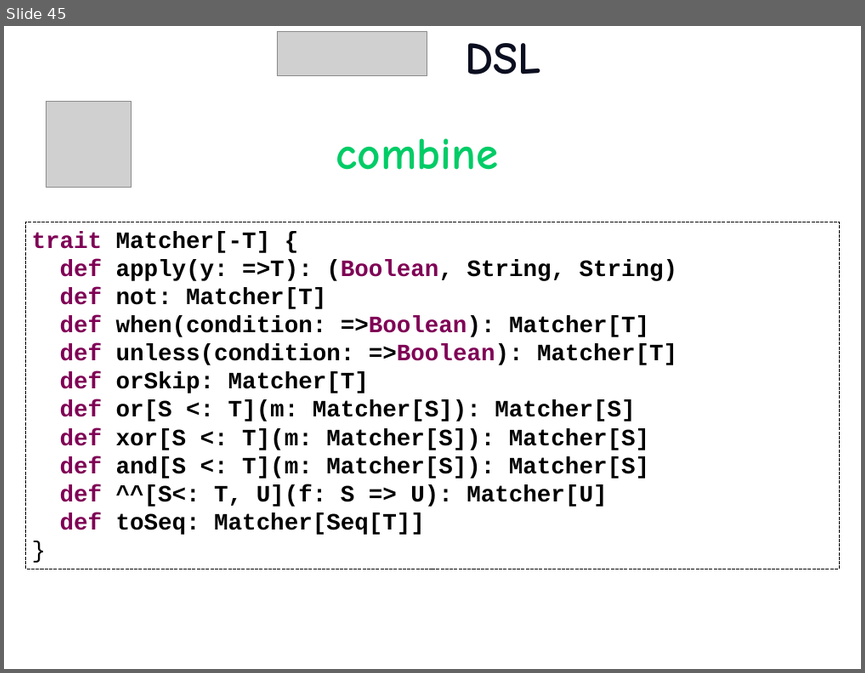
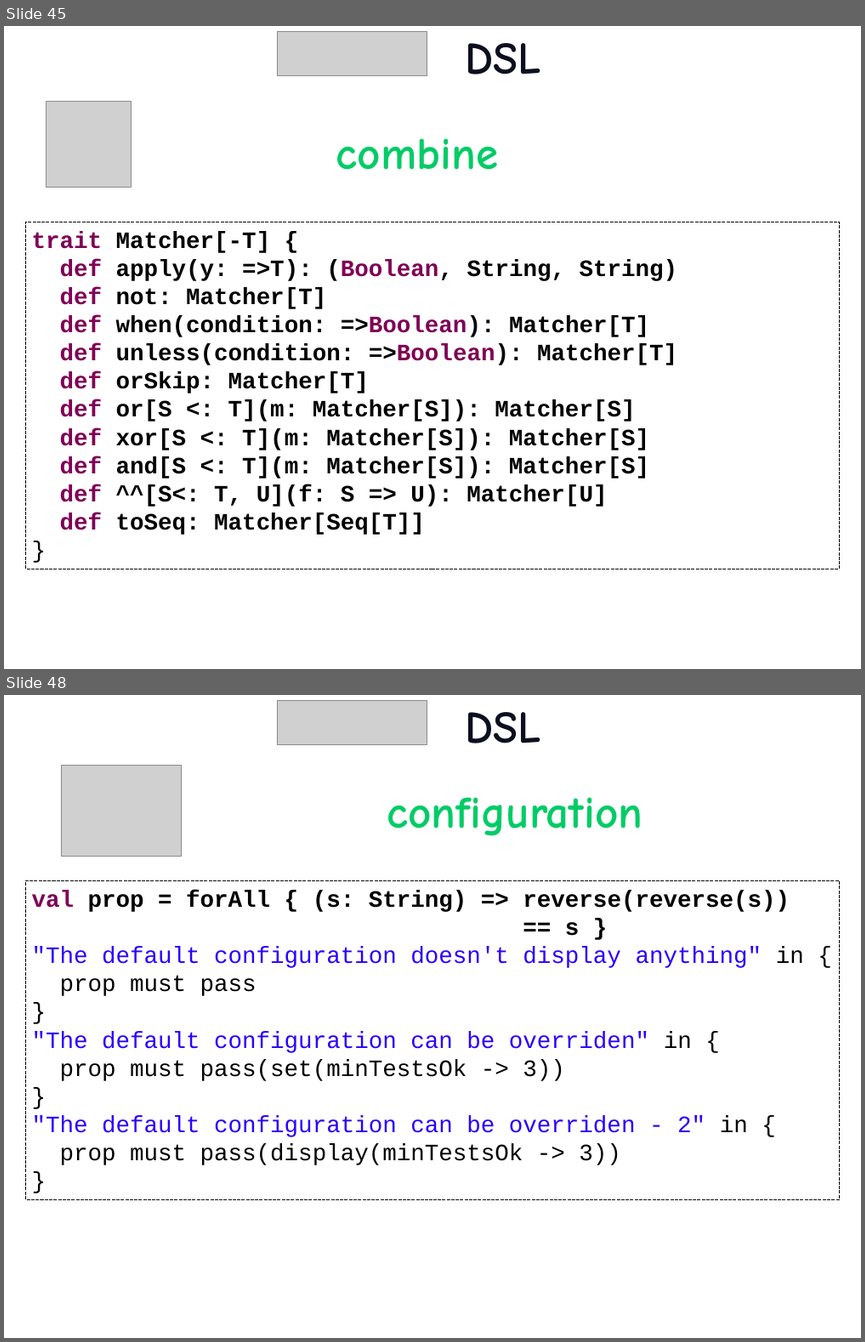
Before and after one commit to etorreborre/oscon-2010, a slide deck: src/main/resources/oscon_2010_specs.pptx. Shown one above the other, each under a label of ours: slide 45 before the commit, slides 45 and 48 after it; the slides between them are not shown. The pictures are 865x673 and 865x1342 pixels, drawn with LibreOffice and Linux fonts; fonts in the diff are those of the drawing; grey boxes stand for pictures; background and template pictures are left out. Boxes give left, top, right and bottom in pixels: in the first picture for what was removed or moved away, otherwise in the second. Text is boxed around its words. In the diff, an @@ line names an element or a change of style, - is before the commit and + after.

```diff
--- a/src/main/resources/oscon_2010_specs.pptx
+++ b/src/main/resources/oscon_2010_specs.pptx
@@ slide 48 added at (4, 695, 861, 1338), background picture (left out) @@
@@ picture added at (277, 700, 427, 744) @@
@@ title added at (466, 712, 541, 743), 54 pt, text #0C0F20, bold @@
+DSL
@@ picture added at (61, 766, 181, 856) @@
@@ text added at (386, 797, 643, 836), 54 pt, text #00CC66, bold @@
+configuration
@@ rectangle added at (26, 880, 839, 1199), outline #000000 0.75 pt dashed, 28 pt, text #000000 @@
+val prop = forAll { (s: String) => reverse(reverse(s))
+== s }
+"The default configuration doesn't display anything" in {
+prop must pass
+}
+"The default configuration can be overriden" in {
+prop must pass(set(minTestsOk -> 3))
+}
+"The default configuration can be overriden - 2" in {
+prop must pass(display(minTestsOk -> 3))
+}
```
Also in this commit, not shown: 1 slide changed, 1 other slide added, 4 other files.
